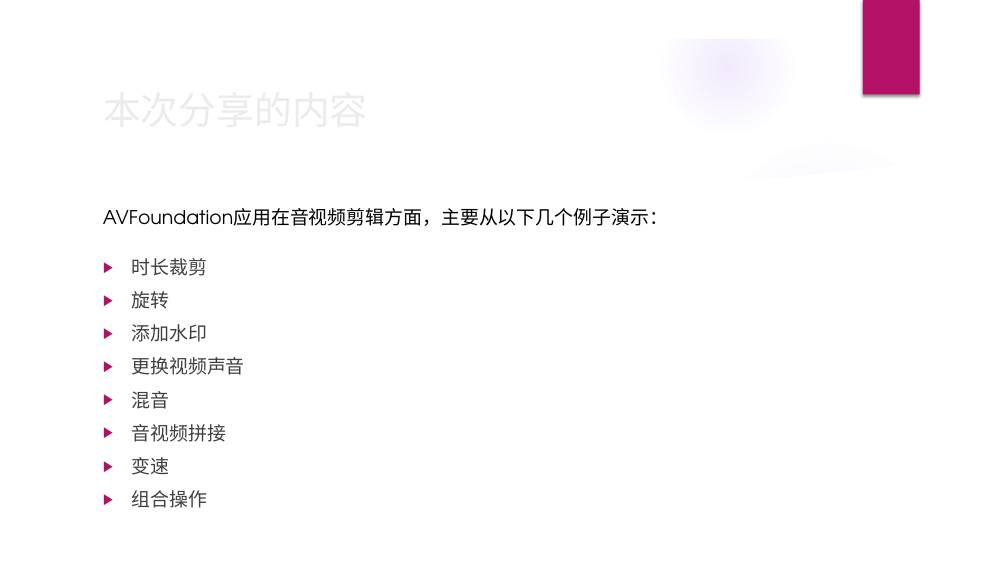
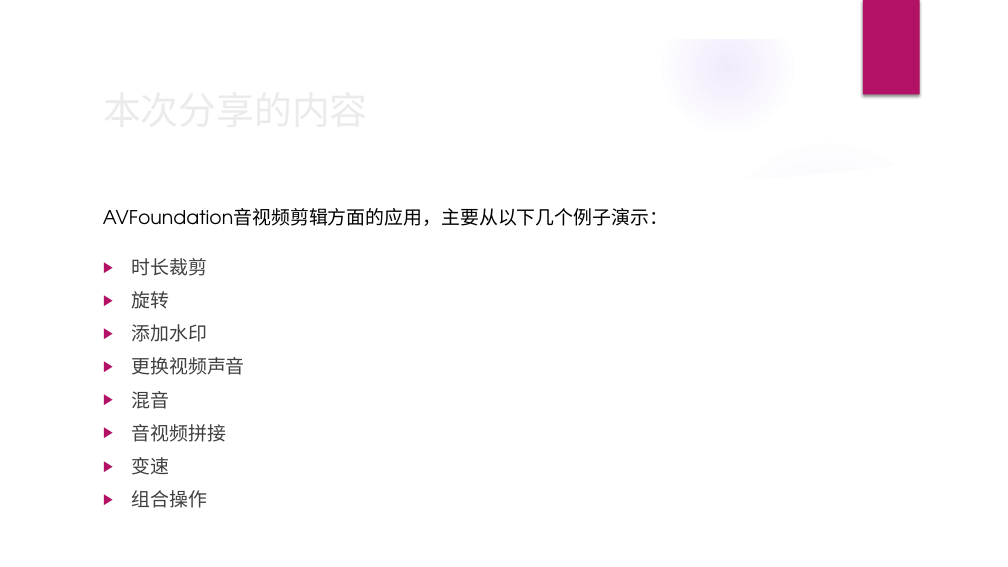
Before and after one commit to benben2019/BBVideoBox, a slide deck: slide 3 of AVFoundation-音视频剪辑.pptx. Drawn at 1008x567 pixels with LibreOffice and Linux fonts; fonts in the diff are those of the drawing; background and template pictures are left out. Boxes give left, top, right and bottom in pixels: in the first picture for what was removed or moved away, otherwise in the second. Text is boxed around its words. In the diff, an @@ line names an element or a change of style, - is before the commit and + after.

```diff
--- a/AVFoundation-音视频剪辑.pptx
+++ b/AVFoundation-音视频剪辑.pptx
@@ text at bbox=[103, 208, 668, 226]: text changed @@
-AVFoundation应用在音视频剪辑方面，主要从以下几个例子演示：
+AVFoundation音视频剪辑方面的应用，主要从以下几个例子演示：
```
Also in this commit, not shown: 1 other slide changed, 1 slide added, 1 other file.
